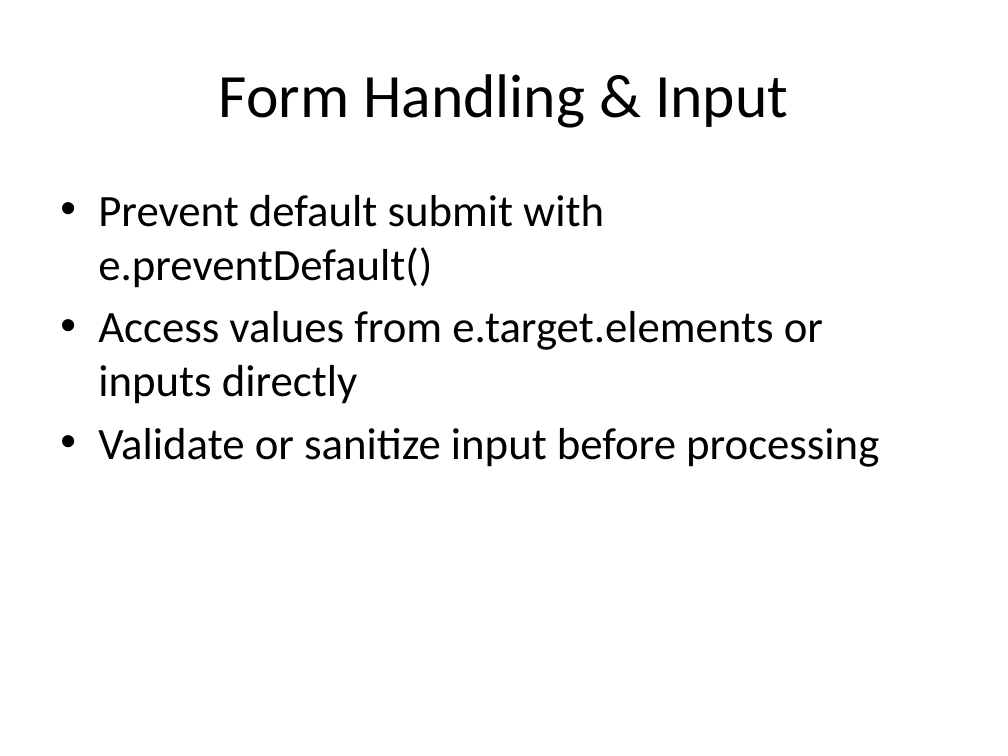
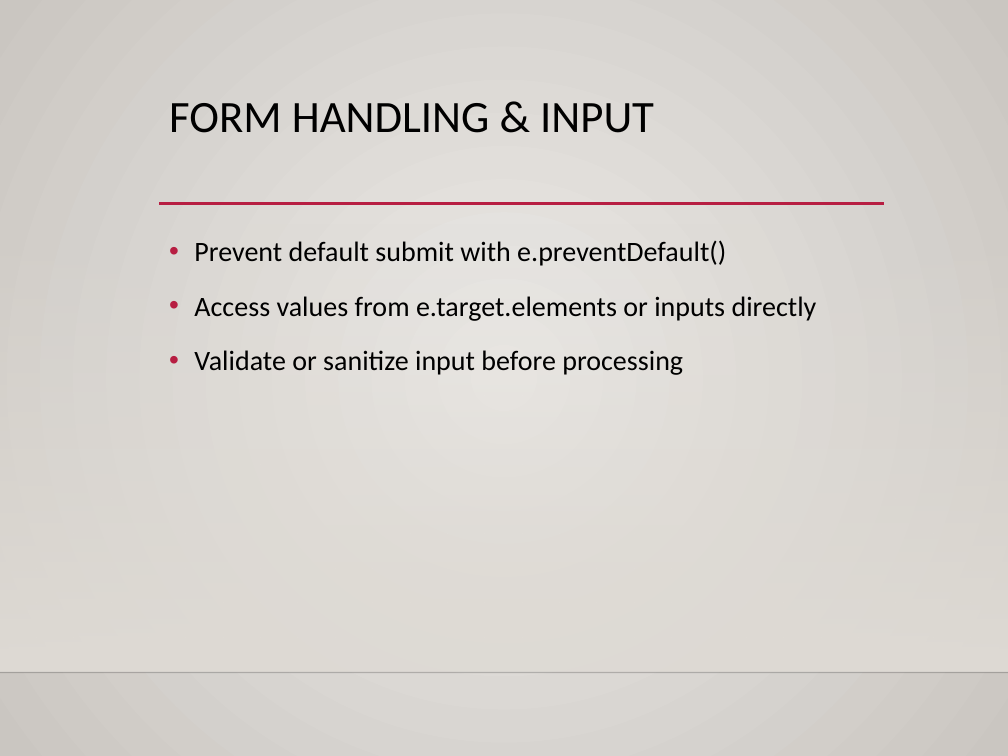
Before and after one commit to dtarvin/JavaScript-Class, a slide deck: slide 10 of slides for class/JS_Week4_Slides.pptx. Drawn at 1008x756 pixels with LibreOffice and Linux fonts; fonts in the diff are those of the drawing; background and template pictures are left out. Boxes give left, top, right and bottom in pixels: in the first picture for what was removed or moved away, otherwise in the second. Text is boxed around its words. In the diff, an @@ line names an element or a change of style, - is before the commit and + after.

Commit message:
formatting slides and editing slides

```diff
--- a/slides for class/JS_Week4_Slides.pptx
+++ b/slides for class/JS_Week4_Slides.pptx
@@ background #FFFFFF to gradient #ECEAE7 to #CAC7C1 @@
@@ title "FORM HANDLING & INPUT" at box(169, 103, 654, 133): vertical alignment middle to top @@
@@ title at box(169, 103, 654, 133): text changed; size 44 to 32 pt @@
-Form Handling & Input
+FORM HANDLING & INPUT
@@ line added from (159, 204) to (884, 204), #B71E42 2.5 pt @@
@@ rectangle added at box(0, 222, 1008, 671), fill gradient #DFDBD5 @@
@@ text "Prevent default submit with e.preventDefault()": place and size @@
-text "Prevent default submit with e.preventDefault()" at box(98, 195, 879, 467)
+text "Prevent default submit with e.preventDefault()" at box(194, 240, 817, 375)
@@ text "Prevent default submit with e.preventDefault()" at box(194, 240, 817, 375): size 32 to 20 pt; indent changed; line spacing 1 to 1.2; more space between paragraphs @@
@@ line added from (0, 672) to (1008, 672), #000001 1 pt @@
```
Also in this commit, not shown: 18 other slides changed, 28 other files.
